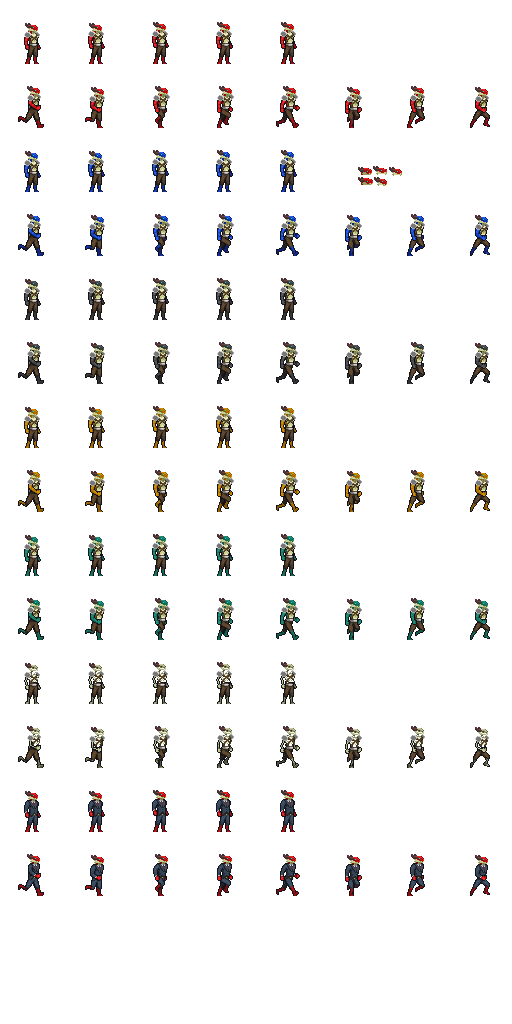
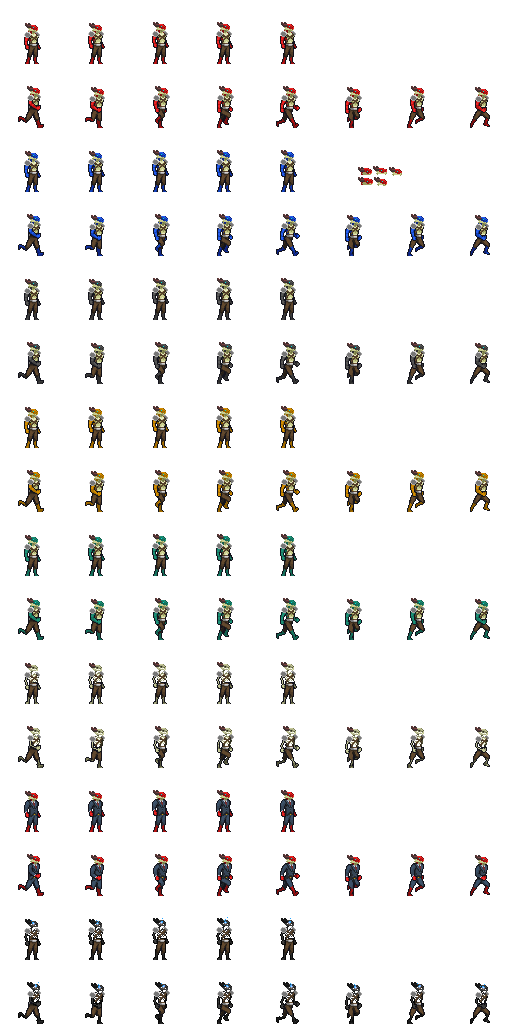
Layers edited between the first and the second 512x1024 image:
added layer "Brick Clothes copy" above "Skeli flames" over [24, 927, 490, 1019]
added layer "Skeli flames" above "Skeli copy" over [31, 917, 485, 990]
added layer "Skeli copy" above "Brick Clothes" over [18, 918, 490, 1024]
